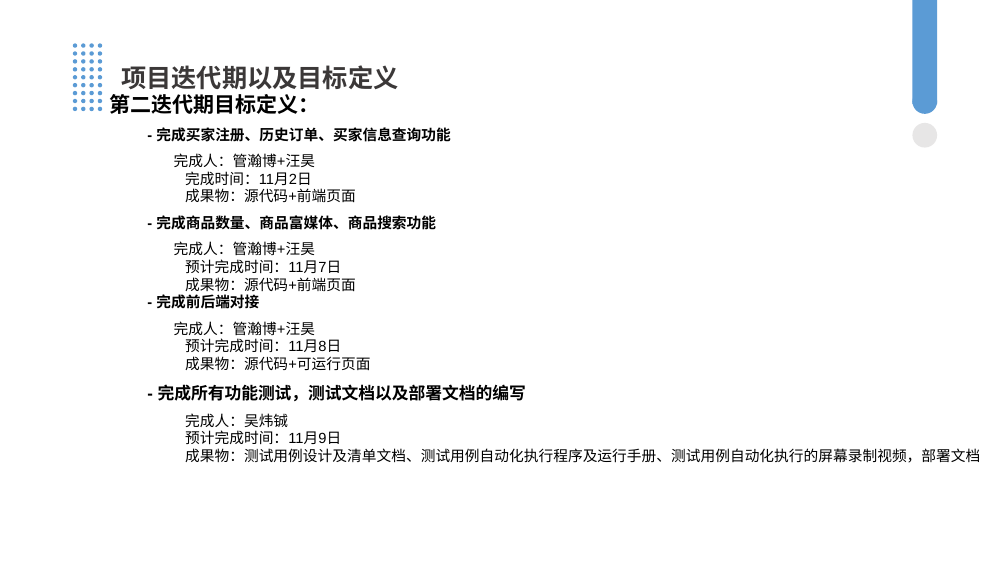
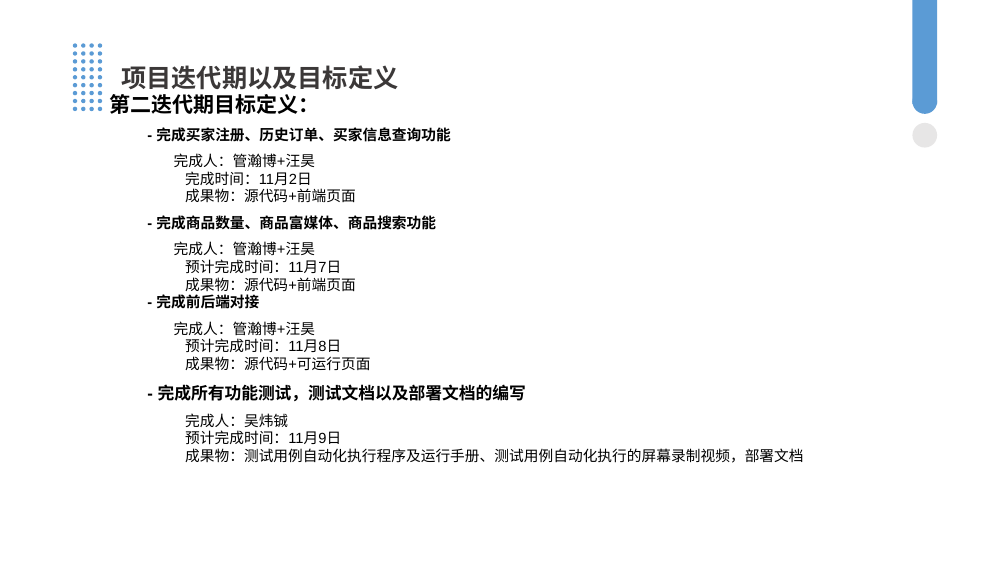
Before and after one commit to Starmoon30/Random-Shop, a slide deck: slide 8 of 第三次阶段性评审PPT.pptx. Drawn at 1008x567 pixels with LibreOffice and Linux fonts; fonts in the diff are those of the drawing. Boxes give left, top, right and bottom in pixels: in the first picture for what was removed or moved away, otherwise in the second. Text is boxed around its words. In the diff, an @@ line names an element or a change of style, - is before the commit and + after.

```diff
--- a/第三次阶段性评审PPT.pptx
+++ b/第三次阶段性评审PPT.pptx
@@ text at (x1=185, y1=448, x2=803, y2=463): text changed @@
-  成果物：测试用例设计及清单文档、测试用例自动化执行程序及运行手册、测试用例自动化执行的屏幕录制视频，部署文档
+  成果物：测试用例自动化执行程序及运行手册、测试用例自动化执行的屏幕录制视频，部署文档
```
Also in this commit, not shown: 3 other slides changed, 1 slide added, 43 other files.
